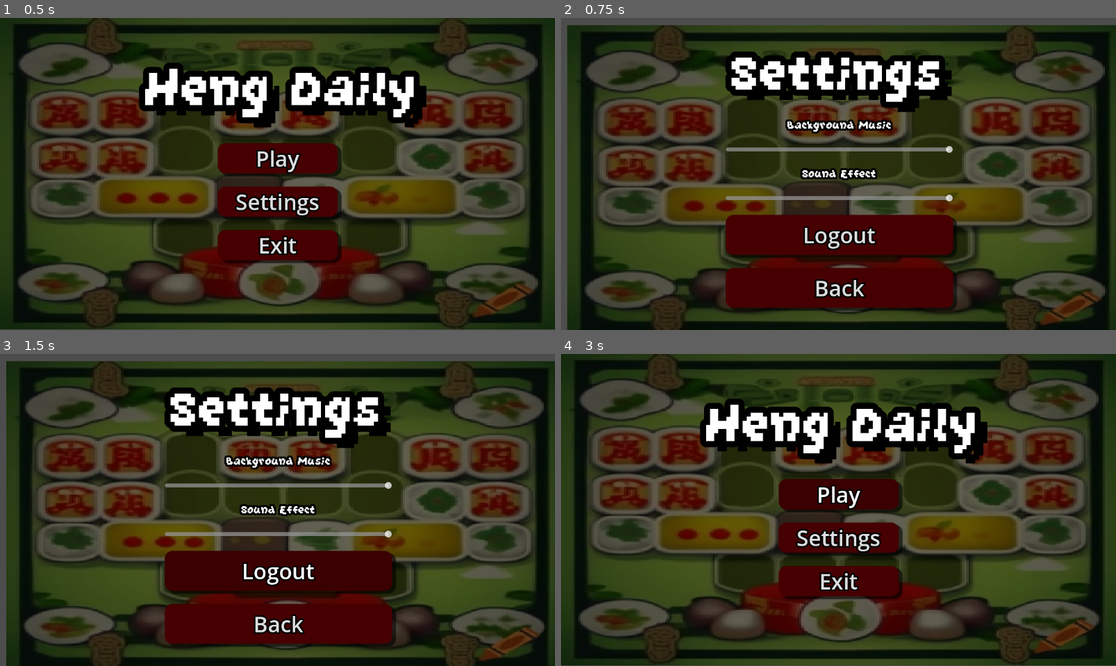
Above: before the commit, frames 1-4 (two rows, left to right).
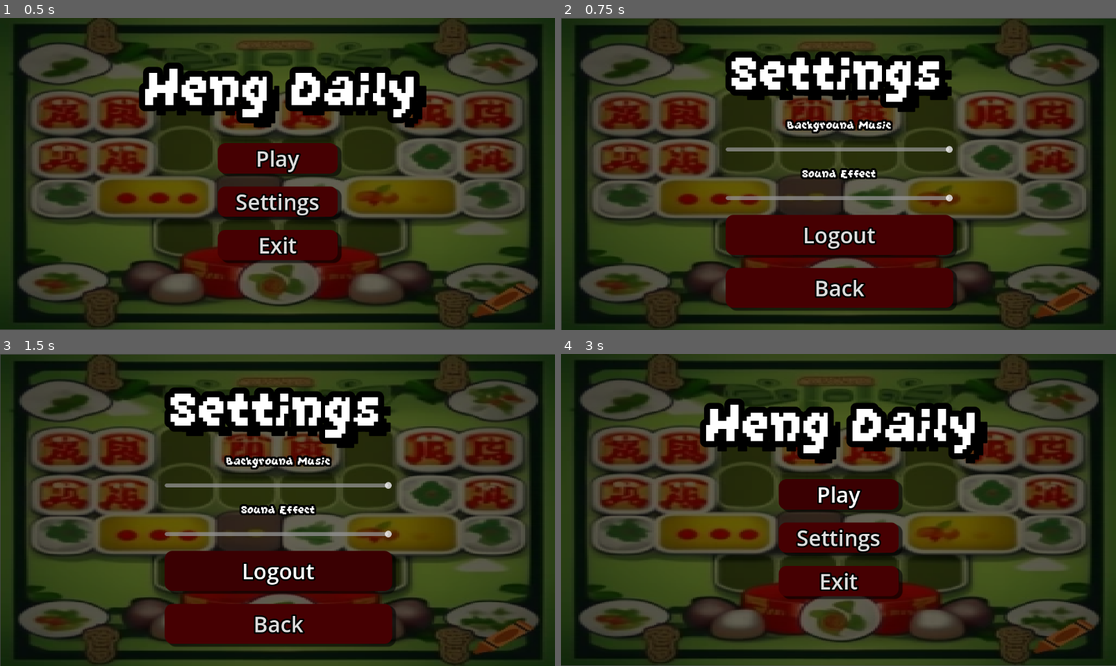
Above: after the commit, the same moments.

Repository: DeepAung/hengdaily
Game: Godot game, scene res://src/menus/home_menu.tscn
Same seed, same stepped clock (60 frames per second), same inputs: the game is played once before the commit and once after it.
Inputs:
- Up to frame 1 (0.5 s): no input
- Up to frame 2 (0.75 s): click "Settings" at 0.5 s
- Up to frame 3 (1.5 s): click "Logout" at 1.25 s
- Up to frame 4 (3 s): click "Back" at 2 s; click "Play" at 2.75 s

Frame 1 is identical in both runs. In frame 2, 39% of the frame differs, in the area x 0-100%, y 0-100%; in frame 3, 39%; in frame 4, nothing differs.

Commit message:
Change bgm, add hover and click sound (bus : sfx)

Diff:
--- a/project.godot
+++ b/project.godot
@@ -17,7 +17,7 @@
 
 [autoload]
 
-BackGroundMusicAutoLoad="*res://src/autoloads/BackGroundMusicAutoLoad.tscn"
+BackGroundMusicAutoLoad="*res://src/BackGroundMusicAutoLoad.tscn"
 
 [dotnet]
 
--- /dev/null
+++ b/src/BackGroundMusicAutoLoad.tscn
@@ -0,0 +1,8 @@
+[gd_scene load_steps=2 format=3 uid="uid://bdi4yy6gi2il6"]
+
+[ext_resource type="AudioStream" uid="uid://cphqi6mn0or67" path="res://assets/background-music/that-game-arcade-236111.mp3" id="1_1gnv3"]
+
+[node name="AudioStreamPlayer2D" type="AudioStreamPlayer2D"]
+stream = ExtResource("1_1gnv3")
+autoplay = true
+bus = &"BackgroundMusic"
--- a/src/autoloads/BackGroundMusicAutoLoad.tscn
+++ /dev/null
@@ -1,8 +0,0 @@
-[gd_scene load_steps=2 format=3 uid="uid://bdi4yy6gi2il6"]
-
-[ext_resource type="AudioStream" uid="uid://pdjuym7dtg7m" path="res://music/doraemon_theme.mp3" id="1_ttxiu"]
-
-[node name="AudioStreamPlayer2D" type="AudioStreamPlayer2D"]
-stream = ExtResource("1_ttxiu")
-autoplay = true
-bus = &"BackgroundMusic"
--- a/src/menus/home_menu.gd
+++ b/src/menus/home_menu.gd
@@ -4,11 +4,34 @@
 
 func _on_play_pressed() -> void:
 	print("PLAYED")
+	$Click.play()
 
+func _on_play_mouse_entered() -> void:
+	$"Hover-card".play()
 
 func _on_setting_pressed() -> void:
+	$Click.play()
+	# Make wait time so the click sound is playing lol
+	var timer = Timer.new()
+	add_child(timer)
+	timer.wait_time = 0.01
+	timer.one_shot = true
+	timer.start()
+	await timer.timeout
 	get_tree().change_scene_to_file("res://src/menus/setting_menu.tscn")
 
+func _on_setting_mouse_entered() -> void:
+	$"Hover-card".play()
 
 func _on_quit_pressed() -> void:
+	$Click.play()
+	var timer = Timer.new()
+	add_child(timer)
+	timer.wait_time = 0.1
+	timer.one_shot = true
+	timer.start()
+	await timer.timeout
 	get_tree().quit()
+
+func _on_quit_mouse_entered() -> void:
+	$"Hover-card".play()
--- a/src/menus/home_menu.tscn
+++ b/src/menus/home_menu.tscn
@@ -1,8 +1,10 @@
-[gd_scene load_steps=9 format=3 uid="uid://2g6jtn4oljhl"]
+[gd_scene load_steps=11 format=3 uid="uid://2g6jtn4oljhl"]
 
 [ext_resource type="Script" uid="uid://cetnefv8miixi" path="res://src/menus/home_menu.gd" id="1_5hbdx"]
 [ext_resource type="Texture2D" uid="uid://dtxxj8vtbqia5" path="res://assets/craiyon_201508_game_menu_background_about_luck_with_coin_and_make_it_a_little_chinese.png" id="1_uimqf"]
 [ext_resource type="FontFile" uid="uid://dmhyp18qwyv2x" path="res://assets/GrapeSoda.ttf" id="2_5hbdx"]
+[ext_resource type="AudioStream" uid="uid://dij4vqeiofdjt" path="res://assets/sfx/click.wav" id="4_q5boe"]
+[ext_resource type="AudioStream" uid="uid://fxr0clxhnf3p" path="res://assets/sfx/hover-card.wav" id="5_ckhof"]
 
 [sub_resource type="StyleBoxTexture" id="StyleBoxTexture_q5boe"]
 texture = ExtResource("1_uimqf")
@@ -140,6 +142,17 @@
 theme_override_font_sizes/font_size = 135
 text = "Heng Daily"
 
+[node name="Click" type="AudioStreamPlayer" parent="."]
+stream = ExtResource("4_q5boe")
+bus = &"Sfx"
+
+[node name="Hover-card" type="AudioStreamPlayer" parent="."]
+stream = ExtResource("5_ckhof")
+bus = &"Sfx"
+
+[connection signal="mouse_entered" from="VBoxContainer/Play" to="." method="_on_play_mouse_entered"]
 [connection signal="pressed" from="VBoxContainer/Play" to="." method="_on_play_pressed"]
+[connection signal="mouse_entered" from="VBoxContainer/setting" to="." method="_on_setting_mouse_entered"]
 [connection signal="pressed" from="VBoxContainer/setting" to="." method="_on_setting_pressed"]
+[connection signal="mouse_entered" from="VBoxContainer/Quit" to="." method="_on_quit_mouse_entered"]
 [connection signal="pressed" from="VBoxContainer/Quit" to="." method="_on_quit_pressed"]
--- a/src/menus/setting_menu.gd
+++ b/src/menus/setting_menu.gd
@@ -11,23 +11,30 @@
 
 func _on_BackgroundMusicSlider_value_changed(value: float) -> void:
 	AudioServer.set_bus_volume_db(AudioServer.get_bus_index("BackgroundMusic"), linear_to_db(value))
-	print(AudioServer.get_bus_volume_db(AudioServer.get_bus_index("BackgroundMusic")))
+	#print(AudioServer.get_bus_volume_db(AudioServer.get_bus_index("BackgroundMusic")))
 
 func _on_sfxSlider_value_changed(value: float) -> void:
 	AudioServer.set_bus_volume_db(AudioServer.get_bus_index("Sfx"), linear_to_db(value))
-	print(AudioServer.get_bus_volume_db(AudioServer.get_bus_index("")))
-
-
-
-
-
-func _on_music_pressed() -> void:
-	pass # Replace with function body.
+	#print(AudioServer.get_bus_volume_db(AudioServer.get_bus_index("")))
 
 
 func _on_logout_pressed() -> void:
-	pass # Replace with function body.
+	$Click.play()
+
+
+func _on_logout_mouse_entered() -> void:
+	$"Hover-card".play()
 
 
 func _on_back_pressed() -> void:
+	$Click.play()
+	var timer = Timer.new()
+	add_child(timer)
+	timer.wait_time = 0.01
+	timer.one_shot = true
+	timer.start()
+	await timer.timeout
 	get_tree().change_scene_to_file("res://src/menus/home_menu.tscn")
+
+func _on_back_mouse_entered() -> void:
+	$"Hover-card".play()
--- a/src/menus/setting_menu.tscn
+++ b/src/menus/setting_menu.tscn
@@ -1,8 +1,10 @@
-[gd_scene load_steps=9 format=3 uid="uid://dl68crnynyq33"]
+[gd_scene load_steps=11 format=3 uid="uid://dl68crnynyq33"]
 
 [ext_resource type="Texture2D" uid="uid://dtxxj8vtbqia5" path="res://assets/craiyon_201508_game_menu_background_about_luck_with_coin_and_make_it_a_little_chinese.png" id="1_45cec"]
 [ext_resource type="Script" uid="uid://c664g48jb1coo" path="res://src/menus/setting_menu.gd" id="1_a4o22"]
 [ext_resource type="FontFile" uid="uid://dmhyp18qwyv2x" path="res://assets/GrapeSoda.ttf" id="2_a4o22"]
+[ext_resource type="AudioStream" uid="uid://dij4vqeiofdjt" path="res://assets/sfx/click.wav" id="4_0vt8x"]
+[ext_resource type="AudioStream" uid="uid://fxr0clxhnf3p" path="res://assets/sfx/hover-card.wav" id="5_on0dy"]
 
 [sub_resource type="StyleBoxTexture" id="StyleBoxTexture_ci370"]
 texture = ExtResource("1_45cec")
@@ -55,10 +57,6 @@
 anchors_preset = 15
 anchor_right = 1.0
 anchor_bottom = 1.0
-offset_left = 12.0
-offset_top = 14.0
-offset_right = 12.0
-offset_bottom = 14.0
 grow_horizontal = 2
 grow_vertical = 2
 theme_override_styles/panel = SubResource("StyleBoxTexture_ci370")
@@ -162,7 +160,17 @@
 theme_override_font_sizes/font_size = 135
 text = "Settings"
 
+[node name="Click" type="AudioStreamPlayer" parent="."]
+stream = ExtResource("4_0vt8x")
+bus = &"Sfx"
+
+[node name="Hover-card" type="AudioStreamPlayer" parent="."]
+stream = ExtResource("5_on0dy")
+bus = &"Sfx"
+
 [connection signal="value_changed" from="VBoxContainer/bgMusic_slider" to="." method="_on_BackgroundMusicSlider_value_changed"]
 [connection signal="value_changed" from="VBoxContainer/sfx_slider" to="." method="_on_sfxSlider_value_changed"]
+[connection signal="mouse_entered" from="VBoxContainer/Logout" to="." method="_on_logout_mouse_entered"]
 [connection signal="pressed" from="VBoxContainer/Logout" to="." method="_on_logout_pressed"]
+[connection signal="mouse_entered" from="VBoxContainer/Back" to="." method="_on_back_mouse_entered"]
 [connection signal="pressed" from="VBoxContainer/Back" to="." method="_on_back_pressed"]
Not shown, changed: assets/background-music/that-game-arcade-236111.mp3.import
